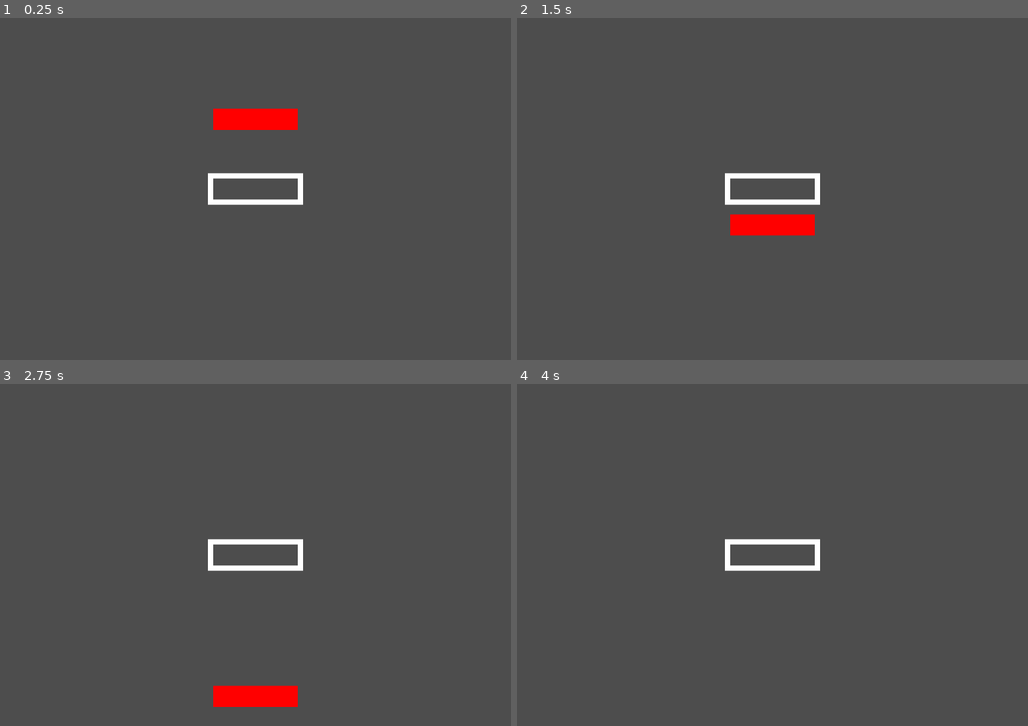
Above: before the commit, frames 1-4 (two rows, left to right).
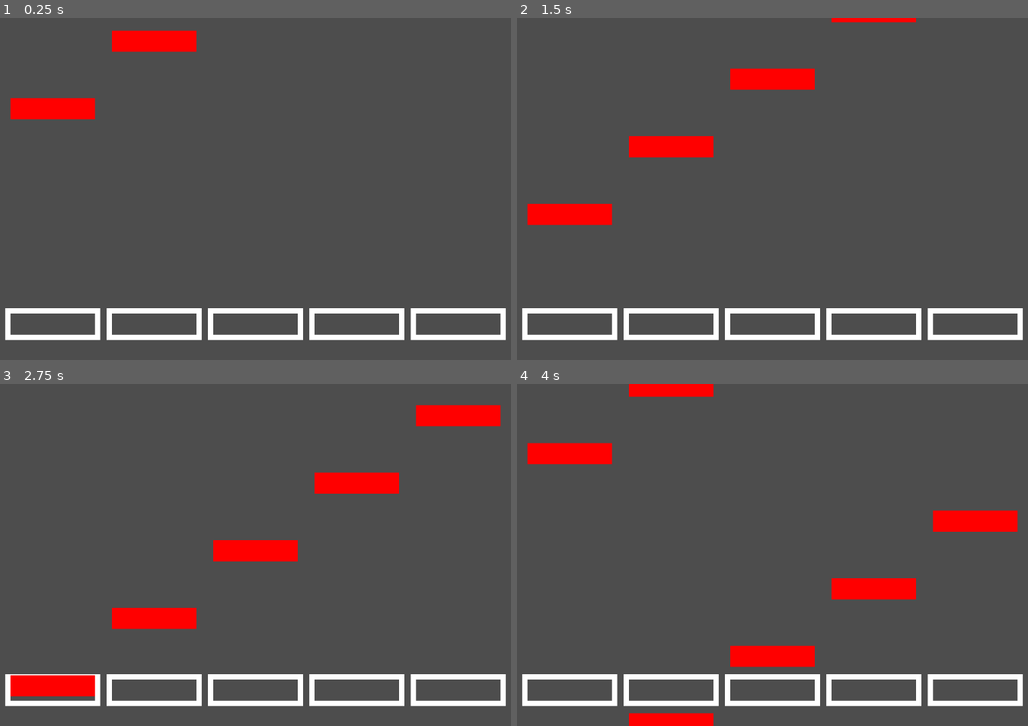
Above: after the commit, the same moments.

Repository: Sam-r-ai/DinosaurGame
Game: Godot game, scene res://game.tscn
Two runs of this game, one before a commit and one after it. Both use one fixed random seed, a clock stepped at 60 frames per second and the inputs below.
Inputs:
- Up to frame 1 (0.25 s): no input
- Up to frame 2 (1.5 s): tap D (Note 1) at 0.6, 1.35 s
- Up to frame 3 (2.75 s): tap D (Note 1) at 2.1 s
- Up to frame 4 (4 s): tap D (Note 1) at 2.85, 3.6 s

The runs differ from the first frame. In frame 1, 7.7% of the frame differs, in the area x 0-100%, y 3-95%; in frame 2, 8.9%; in frame 3, 10%, in the area x 0-100%, y 6-95%; in frame 4, 10%.

Commit message:
Add files via upload

Diff:
--- a/Dinosaur Game/NoteCatcher.gd
+++ b/Dinosaur Game/NoteCatcher.gd
@@ -1,6 +1,8 @@
 extends Area2D
 
 class_name NoteCatcher;
+
+@export var input_action : String;
 
 # Called when the node enters the scene tree for the first time.
 func _ready():
@@ -8,10 +10,16 @@
 
 # Called every frame. 'delta' is the elapsed time since the previous frame.
 func _physics_process(delta):
-	if Input.is_action_just_pressed("Note 1"):
-		if has_overlapping_bodies():
+	if Input.is_action_just_pressed(input_action):
+		if get_overlapping_note():
+			var note = get_overlapping_note()
+			note.queue_free();
+			print("note hit!");
+
+func get_overlapping_note():
+	if has_overlapping_bodies():
 			var overlapping_bodies = get_overlapping_bodies();
 			for body in overlapping_bodies:
 				if body is Note:
-					print("note hit!");
-					body.queue_free();
+					return body;
+			return null;
--- a/Dinosaur Game/game.gd
+++ b/Dinosaur Game/game.gd
@@ -1,11 +1,5 @@
 extends Node2D
 
+class_name Game;
 
-# Called when the node enters the scene tree for the first time.
-func _ready():
-	pass # Replace with function body.
-
-
-# Called every frame. 'delta' is the elapsed time since the previous frame.
-func _process(delta):
-	pass
+@export var note_speed : int = 0;
--- a/Dinosaur Game/game.tscn
+++ b/Dinosaur Game/game.tscn
@@ -1,53 +1,76 @@
-[gd_scene load_steps=8 format=3 uid="uid://bf38cv673a8wc"]
+[gd_scene load_steps=4 format=3 uid="uid://bf38cv673a8wc"]
 
-[ext_resource type="Script" path="res://NoteCatcher.gd" id="1_hqg37"]
-[ext_resource type="Script" path="res://note.gd" id="1_ibrbb"]
-[ext_resource type="Texture2D" uid="uid://xuqwd5sbll0k" path="res://Graphics Assets/NoteCatcher.png" id="1_qpytp"]
-[ext_resource type="Texture2D" uid="uid://dkeut7rbcd6mm" path="res://Graphics Assets/Note1.png" id="3_48bp1"]
+[ext_resource type="Script" path="res://game.gd" id="1_0yxpi"]
+[ext_resource type="PackedScene" uid="uid://60njdy26rjet" path="res://notecatcher.tscn" id="2_k3dno"]
+[ext_resource type="PackedScene" uid="uid://fyshm2trair4" path="res://note.tscn" id="4_nr55j"]
 
-[sub_resource type="RectangleShape2D" id="RectangleShape2D_t6y1i"]
-size = Vector2(159.5, 40)
+[node name="Game" type="Node2D"]
+script = ExtResource("1_0yxpi")
+note_speed = 160
 
-[sub_resource type="AtlasTexture" id="AtlasTexture_gvo7v"]
-atlas = ExtResource("1_qpytp")
-region = Rect2(0, 0, 180, 60)
+[node name="NoteCatchers" type="Node" parent="."]
 
-[sub_resource type="SpriteFrames" id="SpriteFrames_6da43"]
-animations = [{
-"frames": [{
-"duration": 1.0,
-"texture": SubResource("AtlasTexture_gvo7v")
-}],
-"loop": true,
-"name": &"default",
-"speed": 5.0
-}]
+[node name="NoteCatcher" parent="NoteCatchers" instance=ExtResource("2_k3dno")]
+position = Vector2(-384, 256)
+input_action = "Note 1"
 
-[node name="Node2D" type="Node2D"]
+[node name="NoteCatcher2" parent="NoteCatchers" instance=ExtResource("2_k3dno")]
+position = Vector2(-192, 256)
+input_action = "Note 2"
 
-[node name="NoteCatcher" type="Area2D" parent="."]
-script = ExtResource("1_hqg37")
+[node name="NoteCatcher3" parent="NoteCatchers" instance=ExtResource("2_k3dno")]
+position = Vector2(0, 256)
+input_action = "Note 3"
 
-[node name="CollisionShape2D" type="CollisionShape2D" parent="NoteCatcher"]
-shape = SubResource("RectangleShape2D_t6y1i")
-metadata/_edit_lock_ = true
+[node name="NoteCatcher4" parent="NoteCatchers" instance=ExtResource("2_k3dno")]
+position = Vector2(192, 256)
+input_action = "Note 4"
 
-[node name="AnimatedSprite2D" type="AnimatedSprite2D" parent="NoteCatcher"]
-sprite_frames = SubResource("SpriteFrames_6da43")
-metadata/_edit_lock_ = true
+[node name="NoteCatcher5" parent="NoteCatchers" instance=ExtResource("2_k3dno")]
+position = Vector2(384, 256)
+input_action = "Note 5"
 
-[node name="Note" type="CharacterBody2D" parent="."]
-position = Vector2(0, -172)
-script = ExtResource("1_ibrbb")
+[node name="Notes" type="Node" parent="."]
 
-[node name="CollisionShape2D" type="CollisionShape2D" parent="Note"]
-visible = false
-shape = SubResource("RectangleShape2D_t6y1i")
-metadata/_edit_lock_ = true
+[node name="Note" parent="Notes" node_paths=PackedStringArray("game") instance=ExtResource("4_nr55j")]
+position = Vector2(0, -448)
+game = NodePath("../..")
 
-[node name="Sprite2D" type="Sprite2D" parent="Note"]
-texture = ExtResource("3_48bp1")
-metadata/_edit_lock_ = true
+[node name="Note4" parent="Notes" node_paths=PackedStringArray("game") instance=ExtResource("4_nr55j")]
+position = Vector2(192, -576)
+game = NodePath("../..")
+
+[node name="Note5" parent="Notes" node_paths=PackedStringArray("game") instance=ExtResource("4_nr55j")]
+position = Vector2(384, -704)
+game = NodePath("../..")
+
+[node name="Note2" parent="Notes" node_paths=PackedStringArray("game") instance=ExtResource("4_nr55j")]
+position = Vector2(-384, -192)
+game = NodePath("../..")
+
+[node name="Note3" parent="Notes" node_paths=PackedStringArray("game") instance=ExtResource("4_nr55j")]
+position = Vector2(-192, -320)
+game = NodePath("../..")
+
+[node name="Note6" parent="Notes" node_paths=PackedStringArray("game") instance=ExtResource("4_nr55j")]
+position = Vector2(0, -1088)
+game = NodePath("../..")
+
+[node name="Note7" parent="Notes" node_paths=PackedStringArray("game") instance=ExtResource("4_nr55j")]
+position = Vector2(192, -1216)
+game = NodePath("../..")
+
+[node name="Note8" parent="Notes" node_paths=PackedStringArray("game") instance=ExtResource("4_nr55j")]
+position = Vector2(384, -1344)
+game = NodePath("../..")
+
+[node name="Note9" parent="Notes" node_paths=PackedStringArray("game") instance=ExtResource("4_nr55j")]
+position = Vector2(-384, -832)
+game = NodePath("../..")
+
+[node name="Note10" parent="Notes" node_paths=PackedStringArray("game") instance=ExtResource("4_nr55j")]
+position = Vector2(-192, -960)
+game = NodePath("../..")
 
 [node name="Camera2D" type="Camera2D" parent="."]
 metadata/_edit_lock_ = true
--- a/Dinosaur Game/note.gd
+++ b/Dinosaur Game/note.gd
@@ -2,9 +2,11 @@
 
 class_name Note;
 
+@export var game: Game;
+
 # Called when the node enters the scene tree for the first time.
 func _ready():
-	velocity = Vector2(0,160);
+	velocity = Vector2(0,game.note_speed);
 
 func _physics_process(delta):
 	move_and_slide();
--- /dev/null
+++ b/Dinosaur Game/note.tscn
@@ -0,0 +1,19 @@
+[gd_scene load_steps=4 format=3 uid="uid://fyshm2trair4"]
+
+[ext_resource type="Script" path="res://note.gd" id="1_udeow"]
+[ext_resource type="Texture2D" uid="uid://dkeut7rbcd6mm" path="res://Graphics Assets/Note1.png" id="2_y84qa"]
+
+[sub_resource type="RectangleShape2D" id="RectangleShape2D_t6y1i"]
+size = Vector2(159.5, 40)
+
+[node name="Note" type="CharacterBody2D"]
+script = ExtResource("1_udeow")
+
+[node name="CollisionShape2D" type="CollisionShape2D" parent="."]
+visible = false
+shape = SubResource("RectangleShape2D_t6y1i")
+metadata/_edit_lock_ = true
+
+[node name="Sprite2D" type="Sprite2D" parent="."]
+texture = ExtResource("2_y84qa")
+metadata/_edit_lock_ = true
--- /dev/null
+++ b/Dinosaur Game/notecatcher.tscn
@@ -0,0 +1,33 @@
+[gd_scene load_steps=6 format=3 uid="uid://60njdy26rjet"]
+
+[ext_resource type="Script" path="res://NoteCatcher.gd" id="1_8gu3y"]
+[ext_resource type="Texture2D" uid="uid://xuqwd5sbll0k" path="res://Graphics Assets/NoteCatcher.png" id="2_m5oy0"]
+
+[sub_resource type="RectangleShape2D" id="RectangleShape2D_t6y1i"]
+size = Vector2(159.5, 40)
+
+[sub_resource type="AtlasTexture" id="AtlasTexture_gvo7v"]
+atlas = ExtResource("2_m5oy0")
+region = Rect2(0, 0, 180, 60)
+
+[sub_resource type="SpriteFrames" id="SpriteFrames_6da43"]
+animations = [{
+"frames": [{
+"duration": 1.0,
+"texture": SubResource("AtlasTexture_gvo7v")
+}],
+"loop": true,
+"name": &"default",
+"speed": 5.0
+}]
+
+[node name="NoteCatcher" type="Area2D"]
+script = ExtResource("1_8gu3y")
+
+[node name="CollisionShape2D" type="CollisionShape2D" parent="."]
+shape = SubResource("RectangleShape2D_t6y1i")
+metadata/_edit_lock_ = true
+
+[node name="AnimatedSprite2D" type="AnimatedSprite2D" parent="."]
+sprite_frames = SubResource("SpriteFrames_6da43")
+metadata/_edit_lock_ = true
--- a/Dinosaur Game/project.godot
+++ b/Dinosaur Game/project.godot
@@ -22,7 +22,28 @@
 "events": [Object(InputEventKey,"resource_local_to_scene":false,"resource_name":"","device":-1,"window_id":0,"alt_pressed":false,"shift_pressed":false,"ctrl_pressed":false,"meta_pressed":false,"pressed":false,"keycode":0,"physical_keycode":68,"key_label":0,"unicode":100,"echo":false,"script":null)
 ]
 }
+"Note 2"={
+"deadzone": 0.5,
+"events": [Object(InputEventKey,"resource_local_to_scene":false,"resource_name":"","device":-1,"window_id":0,"alt_pressed":false,"shift_pressed":false,"ctrl_pressed":false,"meta_pressed":false,"pressed":false,"keycode":0,"physical_keycode":70,"key_label":0,"unicode":102,"echo":false,"script":null)
+]
+}
+"Note 3"={
+"deadzone": 0.5,
+"events": [Object(InputEventKey,"resource_local_to_scene":false,"resource_name":"","device":-1,"window_id":0,"alt_pressed":false,"shift_pressed":false,"ctrl_pressed":false,"meta_pressed":false,"pressed":false,"keycode":0,"physical_keycode":74,"key_label":0,"unicode":106,"echo":false,"script":null)
+]
+}
+"Note 4"={
+"deadzone": 0.5,
+"events": [Object(InputEventKey,"resource_local_to_scene":false,"resource_name":"","device":-1,"window_id":0,"alt_pressed":false,"shift_pressed":false,"ctrl_pressed":false,"meta_pressed":false,"pressed":false,"keycode":0,"physical_keycode":75,"key_label":0,"unicode":107,"echo":false,"script":null)
+]
+}
+"Note 5"={
+"deadzone": 0.5,
+"events": [Object(InputEventKey,"resource_local_to_scene":false,"resource_name":"","device":-1,"window_id":0,"alt_pressed":false,"shift_pressed":false,"ctrl_pressed":false,"meta_pressed":false,"pressed":false,"keycode":0,"physical_keycode":76,"key_label":0,"unicode":108,"echo":false,"script":null)
+]
+}
 
 [rendering]
 
+textures/canvas_textures/default_texture_filter=0
 renderer/rendering_method="mobile"
